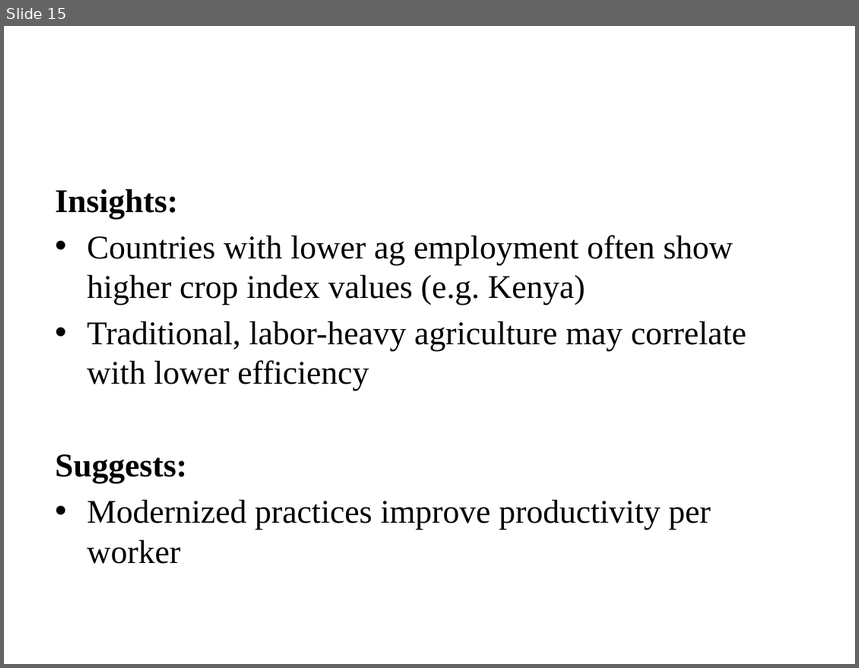
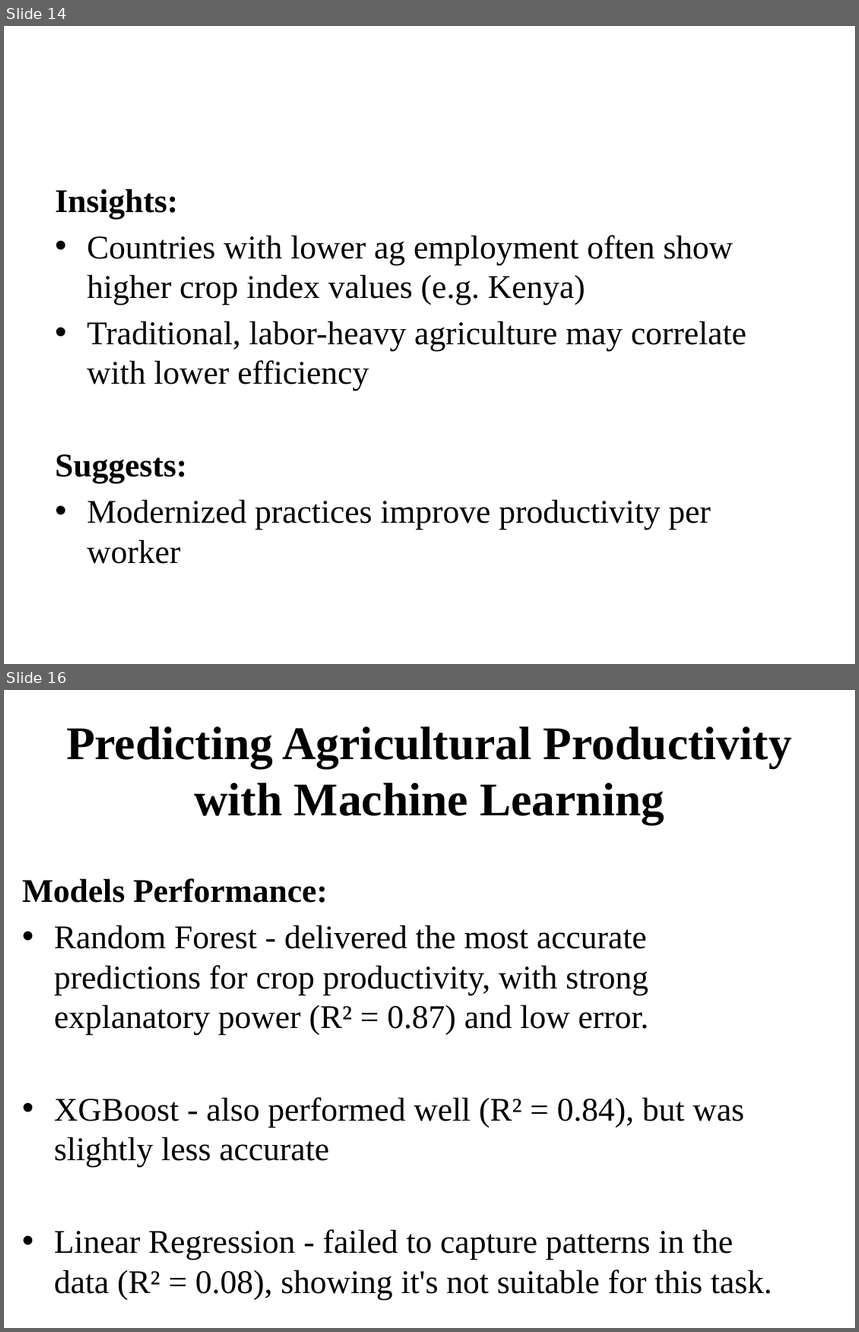
Before and after one commit to Rodgerdev/east-africa-fertilizer-project, a slide deck: East_Africa_Fertilizer_Presentation.pptx. Shown one above the other, each under a label of ours: slide 15 before the commit, slides 14 and 16 after it; the slides between them are not shown. The pictures are 859x668 and 859x1332 pixels, drawn with LibreOffice and Linux fonts; fonts in the diff are those of the drawing; background and template pictures are left out. Boxes give left, top, right and bottom in pixels: in the first picture for what was removed or moved away, otherwise in the second. Text is boxed around its words. In the diff, an @@ line names an element or a change of style, - is before the commit and + after.

```diff
--- a/East_Africa_Fertilizer_Presentation.pptx
+++ b/East_Africa_Fertilizer_Presentation.pptx
@@ slide 16 added at (4, 690, 855, 1328), background picture (left out) @@
@@ title added at (66, 726, 792, 824), 39.6 pt, text #000000, bold @@
+Predicting Agricultural Productivity with Machine Learning
@@ text added at (22, 878, 772, 1300), 28 pt, text #000000 @@
+Models Performance:
+• Random Forest - delivered the most accurate predictions for crop productivity, with strong explanatory power (R² = 0.87) and low error.
+• XGBoost - also performed well (R² = 0.84), but was slightly less accurate
+• Linear Regression - failed to capture patterns in the data (R² = 0.08), showing it's not suitable for this task.
@@ what was slide 15 is now slide 14 @@
```
Also in this commit, not shown: 7 slides changed, 6 other slides added, 2 slides removed.
